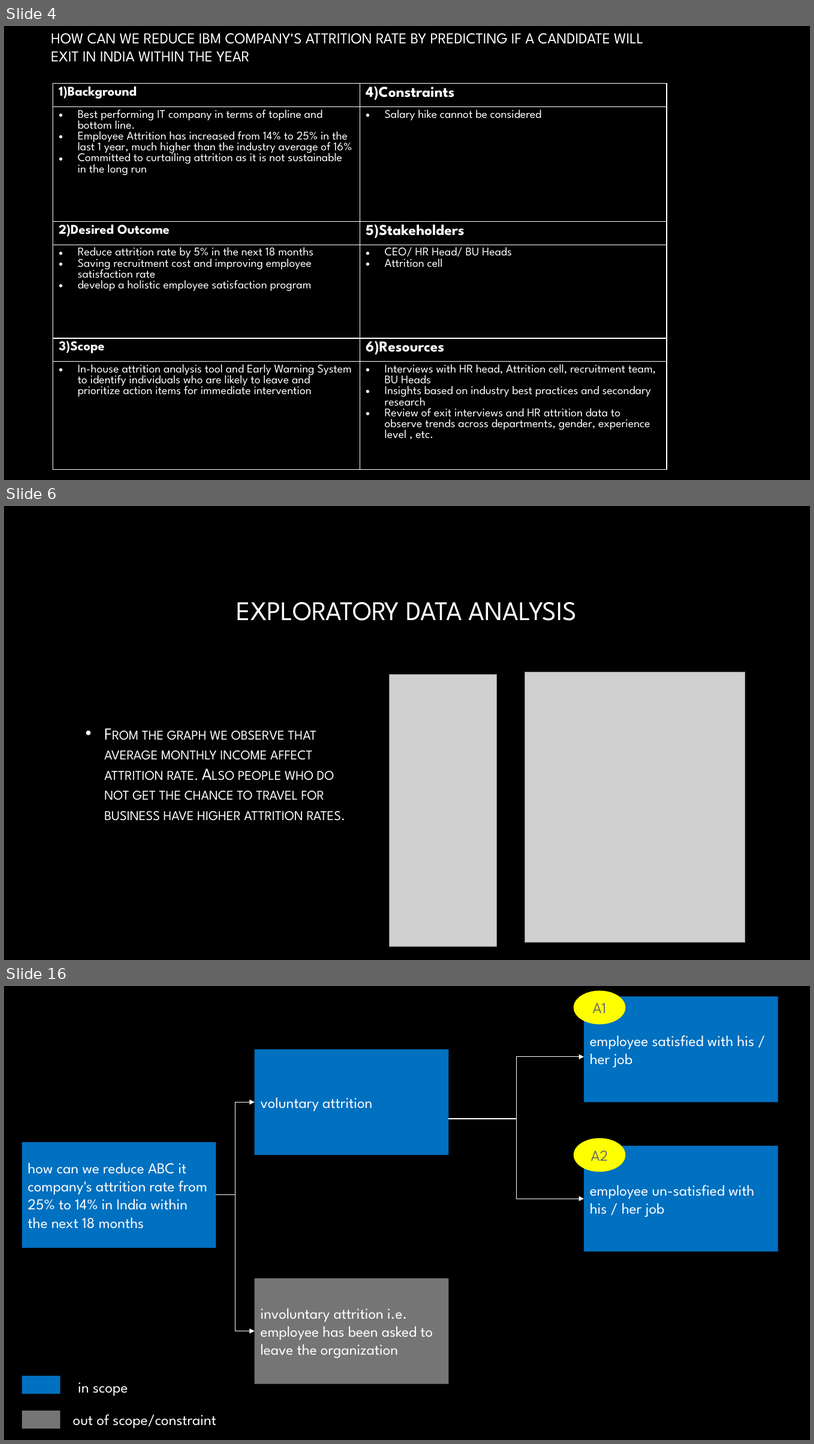
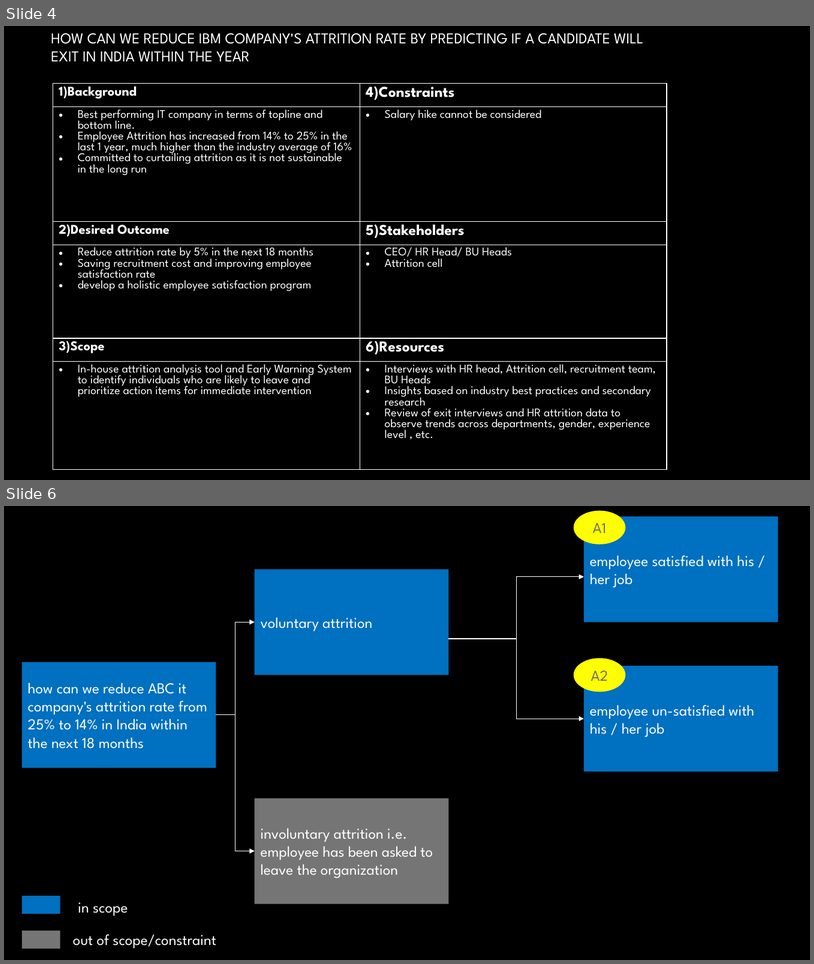
Before and after one commit to mmd52/HR_Employee_Attrition, a slide deck: Attrition Management.pptx. Shown one above the other, each under a label of ours: slides 4, 6 and 16 before the commit, slides 4 and 6 after it; the slides between them are not shown. The pictures are 814x1444 and 814x964 pixels, drawn with LibreOffice and Linux fonts; fonts in the diff are those of the drawing; grey boxes stand for pictures; background and template pictures are left out. Boxes give left, top, right and bottom in pixels: in the first picture for what was removed or moved away, otherwise in the second. Text is boxed around its words. In the diff, an @@ line names an element or a change of style, - is before the commit and + after.

```diff
--- a/Attrition Management.pptx
+++ b/Attrition Management.pptx
@@ slide 6 removed at <box>4,506,810,960</box>, background picture (left out) @@
@@ title removed at <box>237,602,577,621</box> @@
-EXPLORATORY DATA ANALYSIS
@@ picture removed at <box>389,674,497,946</box> @@
@@ picture removed at <box>525,672,746,942</box> @@
@@ text removed at <box>104,730,345,820</box> @@
-• From the graph we observe that average monthly income affect attrition rate. Also people who do not get the chance to travel for business have higher attrition rates.
@@ what was slide 16 is now slide 6 @@
```
Also in this commit, not shown: 2 slides changed, 9 other slides removed, 24 other files.
